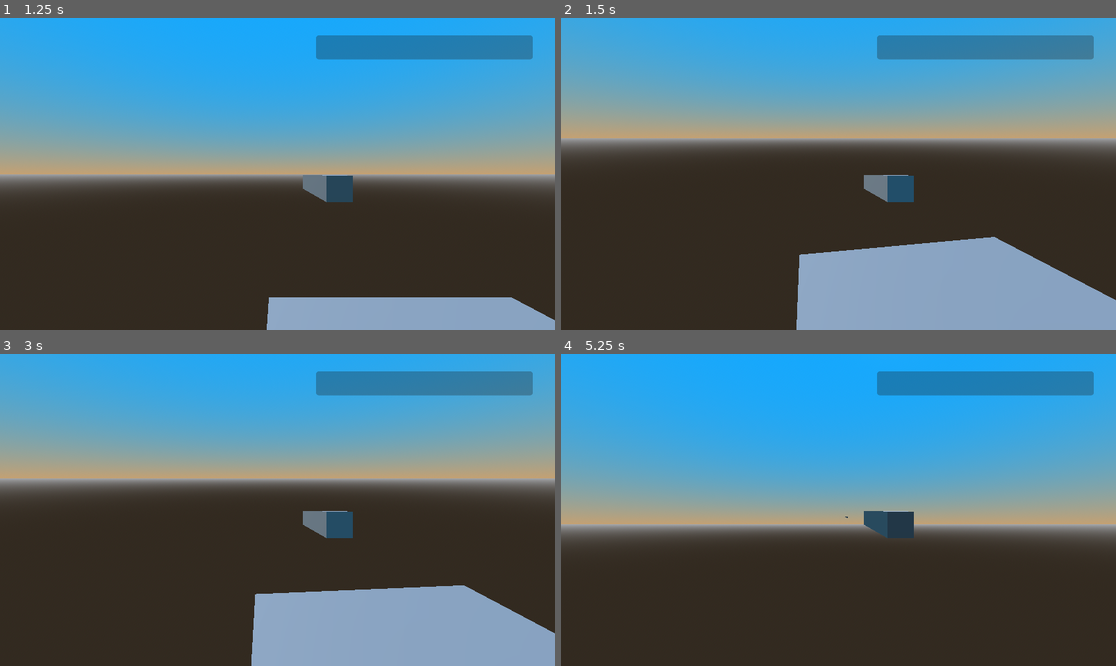
Above: before the commit, frames 1-4 (two rows, left to right).
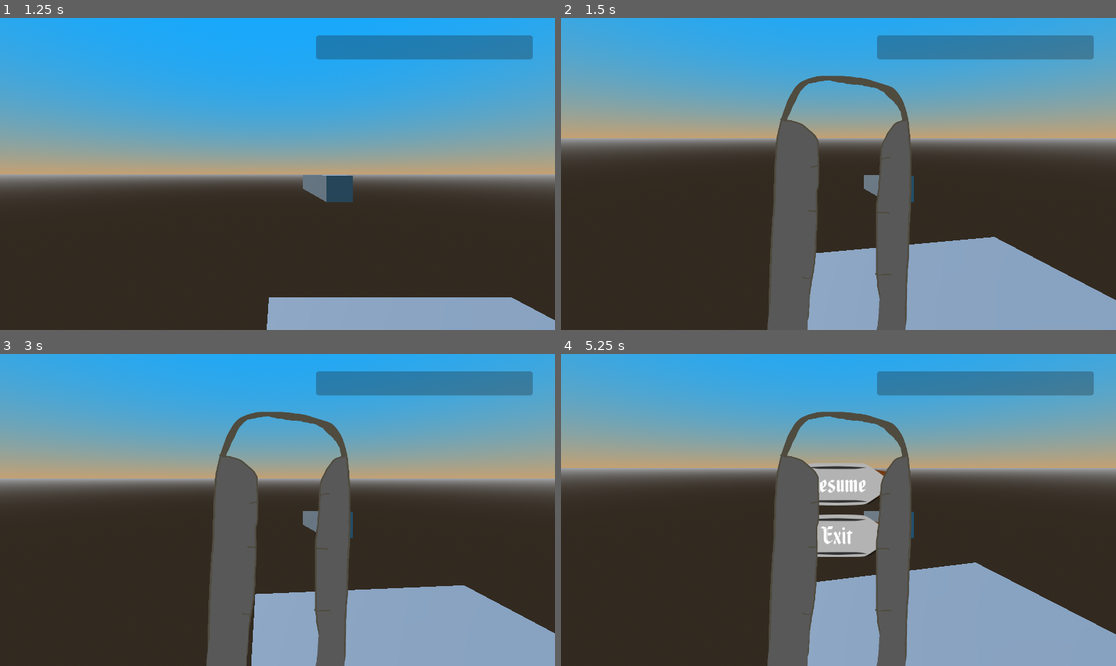
Above: after the commit, the same moments.

Repository: CodeyWinslow/brackeys_2025_1
Game: Godot game, scene res://scenes/GUI/main_menu.tscn
Two runs of this game, one before a commit and one after it. Both use one fixed random seed, a clock stepped at 60 frames per second and the inputs below.
Inputs (mouse positions are in pixels of both pictures, inside the frame that each line leads up to):
- Up to frame 1 (1.25 s): click "Play" at 0.5 s
- Up to frame 2 (1.5 s): tap Enter at 1.25 s; move the mouse to (866, 174) at 1.27 s; hold Up from 1.28 s (still down); hold Right mouse button (zoom) from 1.28 s (still down)
- Up to frame 3 (3 s): keep holding Up; tap Space at 2 s; move the mouse to (249, 510) at 2.02 s; release Right mouse button (zoom) at 2.03 s; click (249, 510) at 2.1 s; right-click (249, 510) at 2.3 s; tap Enter at 2.75 s; move the mouse to (288, 503) at 2.77 s; hold Right mouse button (zoom) from 2.78 s (still down)
- Up to frame 4 (5.25 s): tap Space at 3.5 s; move the mouse to (832, 516) at 3.52 s; release Right mouse button (zoom) at 3.53 s; tap Tab at 3.6 s; right-click (832, 516) at 3.8 s; tap Enter at 4.25 s; move the mouse to (877, 513) at 4.27 s; hold Right mouse button (zoom) 4.28-5.03 s; tap Escape (pause) at 4.9 s; move the mouse to (672, 463) at 5.02 s; release Up at 5.03 s; hold Down from 5.03 s (still down); click (672, 463) at 5.1 s

Frame 1 is identical in both runs. In frame 2, 9.2% of the frame differs, in the area x 37-64%, y 18-100%; in frame 3, 9.2%; in frame 4, 73%, in the area x 0-100%, y 0-100%.

Commit message:
add pausing

Diff:
--- a/godot/brackeyssnipergame/resources/release_game_manager_globals.tres
+++ b/godot/brackeyssnipergame/resources/release_game_manager_globals.tres
@@ -1,11 +1,13 @@
-[gd_resource type="Resource" script_class="GameManagerGlobals" load_steps=4 format=3 uid="uid://cq026whimwpng"]
+[gd_resource type="Resource" script_class="GameManagerGlobals" load_steps=5 format=3 uid="uid://cq026whimwpng"]
 
 [ext_resource type="Resource" uid="uid://x7xdhydsr1al" path="res://resources/release_game_config.tres" id="1_4ktkx"]
 [ext_resource type="Script" path="res://scripts/resources/res_game_manager_globals.gd" id="1_fb3nu"]
+[ext_resource type="PackedScene" uid="uid://b7ko7erdet6wk" path="res://scenes/GUI/pause_menu.tscn" id="2_fobc4"]
 [ext_resource type="PackedScene" uid="uid://bt3cr534gm5ah" path="res://scenes/GUI/main_menu.tscn" id="3_c6os0"]
 
 [resource]
 script = ExtResource("1_fb3nu")
 game_config = ExtResource("1_4ktkx")
 shell_scene = ExtResource("3_c6os0")
+pause_scene = ExtResource("2_fobc4")
 force_load_shell = true
--- a/godot/brackeyssnipergame/scenes/stages/wedding_stage.tscn
+++ b/godot/brackeyssnipergame/scenes/stages/wedding_stage.tscn
@@ -51,7 +51,7 @@
 [node name="Director" parent="." node_paths=PackedStringArray("player_anchors") instance=ExtResource("1_uvbfl")]
 player_anchors = [NodePath("../PlayerAnchors/PlayerAnchor1")]
 
-[node name="HUD" type="Control" parent="." node_paths=PackedStringArray("chaos_meter")]
+[node name="HUD" type="Control" parent="." node_paths=PackedStringArray("chaos_meter", "scope_overlay")]
 layout_mode = 3
 anchors_preset = 15
 anchor_right = 1.0
@@ -61,6 +61,7 @@
 mouse_filter = 2
 script = ExtResource("2_skfys")
 chaos_meter = NodePath("ProgressBar")
+scope_overlay = NodePath("Scope")
 
 [node name="ProgressBar" type="ProgressBar" parent="HUD"]
 custom_minimum_size = Vector2(450, 50)
@@ -77,7 +78,6 @@
 show_percentage = false
 
 [node name="Scope" type="Control" parent="HUD"]
-visible = false
 layout_mode = 1
 anchors_preset = 15
 anchor_right = 1.0
@@ -94,4 +94,5 @@
 grow_horizontal = 2
 grow_vertical = 2
 texture = ExtResource("3_lj7vg")
+expand_mode = 4
 stretch_mode = 5
--- a/godot/brackeyssnipergame/scripts/GUI/hud.gd
+++ b/godot/brackeyssnipergame/scripts/GUI/hud.gd
@@ -2,6 +2,7 @@
 class_name HUD
 
 @export var chaos_meter : ProgressBar
+@export var scope_overlay : Control
 
 var chaos_system : ChaosSystem
 var player : Player
@@ -14,9 +15,11 @@
 
 func _register_signals():
 	chaos_system.chaos_changed.connect(_sig_chaos_changed)
+	player.zoom_state_changed.connect(_sig_zoom_changed)
 
 func _init_state():
 	_set_chaos(chaos_system.get_chaos_amount())
+	scope_overlay.visible = false # assume player is not zoomed initially
 
 func _set_chaos(amount : int):
 	var progress = amount*1.0 / chaos_system.get_chaos_threshold()
@@ -24,3 +27,6 @@
 
 func _sig_chaos_changed(new_amount : int):
 	_set_chaos(new_amount)
+
+func _sig_zoom_changed(is_zoomed : bool):
+	scope_overlay.visible = is_zoomed
--- a/godot/brackeyssnipergame/scripts/application/game_manager.gd
+++ b/godot/brackeyssnipergame/scripts/application/game_manager.gd
@@ -13,6 +13,8 @@
 var current_stage = 0
 
 var game_director : GameplayDirector = null
+var paused : bool = false
+var pause_screen_instance : Node = null
 
 func _ready():
 	_validate_globals()
@@ -26,7 +28,13 @@
 	else:
 		_register_commands()
 
+	process_mode = PROCESS_MODE_ALWAYS
+
 	# TODO: fixup game flow state if loading into a non-shell scene
+
+func _process(delta):
+	if Input.is_action_just_pressed('pause') and game_flow_state == GameFlowState.INGAME:
+		set_paused(not paused)
 
 func _validate_globals():
 	var has_failure = false
@@ -66,6 +74,7 @@
 		Logger.print_error('can not quit to menus when out of game')
 		return
 
+	set_paused(false)
 	Logger.print('quitting to menu')
 	current_stage = 0
 	_load_shell()
@@ -106,4 +115,16 @@
 func get_gameplay_director() -> GameplayDirector:
 	return game_director
 
+func set_paused(is_paused : bool):
+	if is_paused != paused:
+		if is_paused:
+			pause_screen_instance = global_config.pause_scene.instantiate()
+			add_child(pause_screen_instance)
+		else:
+			pause_screen_instance.queue_free()
+			pause_screen_instance = null
+
+		paused = is_paused
+		get_tree().paused = paused
+
 # Console commands
--- a/godot/brackeyssnipergame/scripts/resources/res_game_manager_globals.gd
+++ b/godot/brackeyssnipergame/scripts/resources/res_game_manager_globals.gd
@@ -3,5 +3,6 @@
 
 @export var game_config : GameConfig
 @export var shell_scene : PackedScene
+@export var pause_scene : PackedScene
 
 @export var force_load_shell : bool = true
